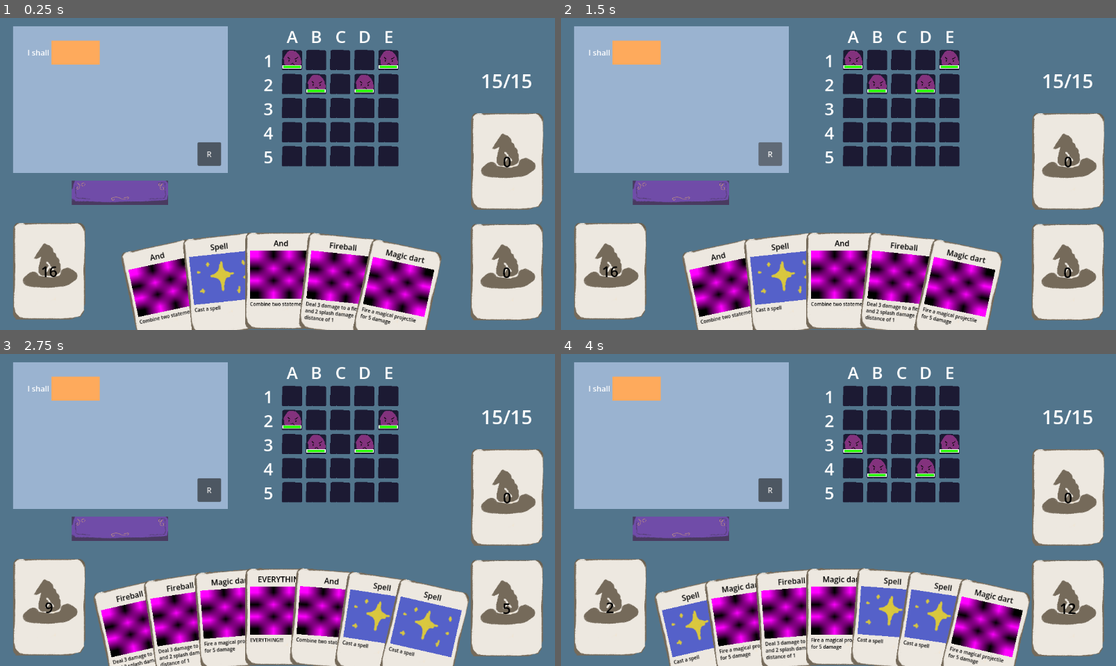
Above: before the commit, frames 1-4 (two rows, left to right).
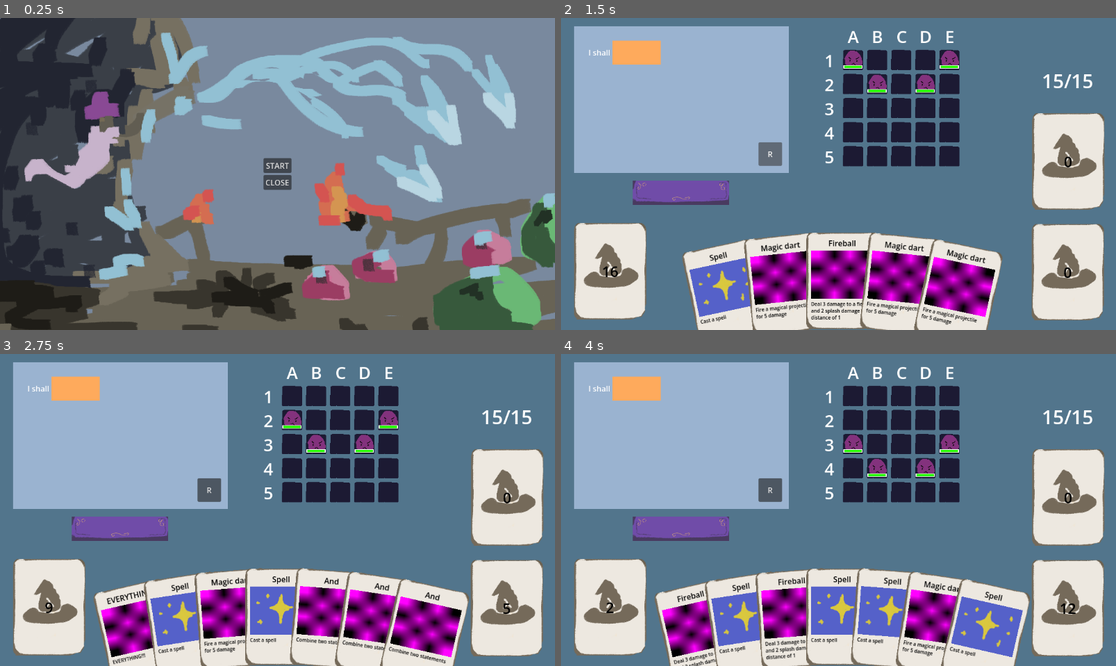
Above: after the commit, the same moments.

Repository: FlyingCheeseDemon/lexomancer
Game: Godot game, scene res://scenes/main.tscn
The game is run twice, just before and just after one commit, with the same random seed, the same clock (stepped at 60 frames per second) and the same inputs.
Inputs (mouse positions are in pixels of both pictures, inside the frame that each line leads up to):
- Up to frame 1 (0.25 s): no input
- Up to frame 2 (1.5 s): click (838, 164) at 0.5 s, where only the run after the commit has a clickable "START"; click "R" at 1.25 s
- Up to frame 3 (2.75 s): click (122, 528) at 2 s
- Up to frame 4 (4 s): click "R" at 2.75 s; click (683, 528) at 3.5 s

The runs differ from the first frame. In frame 1, 98% of the frame differs, in the area x 0-100%, y 0-100%; in frame 2, 4.0%; in frame 3, 6.3%; in frame 4, 7.8%.

Commit message:
Basic menus

Diff:
--- a/scenes/game.tscn
+++ b/scenes/game.tscn
@@ -9,6 +9,7 @@
 [ext_resource type="PackedScene" uid="uid://d3t8hi54p6xk2" path="res://scenes/player.tscn" id="7_u5sy4"]
 
 [node name="Game" type="CanvasLayer" unique_id=1666584573]
+layer = 0
 script = ExtResource("1_uwrxv")
 
 [node name="EntityManager" parent="." unique_id=708733802 instance=ExtResource("2_iywne")]
@@ -24,6 +25,7 @@
 position = Vector2(581, 62)
 
 [node name="CardAreas" parent="." unique_id=1683924763 instance=ExtResource("3_lnu2h")]
+layer = 0
 
 [node name="EndTurnButton" type="TextureButton" parent="." unique_id=1035974713]
 offset_left = 149.0
--- a/scenes/main.tscn
+++ b/scenes/main.tscn
@@ -1,9 +1,22 @@
 [gd_scene format=3 uid="uid://buh4hp72vssha"]
 
 [ext_resource type="Script" uid="uid://b2bv6fqlsvtbr" path="res://scripts/main.gd" id="1_0wfyh"]
-[ext_resource type="PackedScene" uid="uid://b0c5ckvsdyg6g" path="res://scenes/game.tscn" id="3_sugp2"]
+[ext_resource type="PackedScene" uid="uid://dftvw4lgjvgel" path="res://scenes/main_menu.tscn" id="3_jyhfs"]
+[ext_resource type="PackedScene" uid="uid://cmfqqxx8y14w6" path="res://scenes/pause_menu.tscn" id="3_tbgi4"]
 
 [node name="main" type="Node" unique_id=879389967]
 script = ExtResource("1_0wfyh")
 
-[node name="Game" parent="." unique_id=966945714 instance=ExtResource("3_sugp2")]
+[node name="GameContainer" type="Node" parent="." unique_id=1274421696]
+
+[node name="PauseMenu" parent="." unique_id=1042567904 instance=ExtResource("3_tbgi4")]
+visible = false
+
+[node name="MainMenu" parent="." unique_id=861764020 instance=ExtResource("3_jyhfs")]
+layer = 2
+
+[connection signal="quit" from="PauseMenu" to="." method="close_game"]
+[connection signal="resume" from="PauseMenu" to="." method="_on_pause_menu_resume"]
+[connection signal="to_title" from="PauseMenu" to="." method="_on_pause_menu_to_title"]
+[connection signal="game_close" from="MainMenu" to="." method="close_game"]
+[connection signal="game_start" from="MainMenu" to="." method="_on_main_menu_game_start"]
--- /dev/null
+++ b/scenes/main_menu.tscn
@@ -0,0 +1,39 @@
+[gd_scene format=3 uid="uid://dftvw4lgjvgel"]
+
+[ext_resource type="Script" uid="uid://e5xkqitv4vot" path="res://scripts/main_menu.gd" id="1_ekxnf"]
+[ext_resource type="Texture2D" uid="uid://d01sny76dk2a8" path="res://0_assets/textures/title_screen.png" id="1_l6cm7"]
+
+[node name="MainMenu" type="CanvasLayer" unique_id=861764020]
+script = ExtResource("1_ekxnf")
+
+[node name="TextureRect" type="TextureRect" parent="." unique_id=674075435]
+anchors_preset = 15
+anchor_right = 1.0
+anchor_bottom = 1.0
+grow_horizontal = 2
+grow_vertical = 2
+texture = ExtResource("1_l6cm7")
+expand_mode = 2
+
+[node name="CenterContainer" type="CenterContainer" parent="TextureRect" unique_id=2082210459]
+layout_mode = 1
+anchors_preset = 15
+anchor_right = 1.0
+anchor_bottom = 1.0
+grow_horizontal = 2
+grow_vertical = 2
+
+[node name="VBoxContainer" type="VBoxContainer" parent="TextureRect/CenterContainer" unique_id=1117518531]
+layout_mode = 2
+
+[node name="StartButton" type="Button" parent="TextureRect/CenterContainer/VBoxContainer" unique_id=2064222677]
+layout_mode = 2
+text = "START"
+
+[node name="CloseButton" type="Button" parent="TextureRect/CenterContainer/VBoxContainer" unique_id=1217249242]
+layout_mode = 2
+text = "CLOSE
+"
+
+[connection signal="button_up" from="TextureRect/CenterContainer/VBoxContainer/StartButton" to="." method="_on_start_button_button_up"]
+[connection signal="button_up" from="TextureRect/CenterContainer/VBoxContainer/CloseButton" to="." method="_on_close_button_button_up"]
--- /dev/null
+++ b/scenes/pause_menu.tscn
@@ -0,0 +1,42 @@
+[gd_scene format=3 uid="uid://cmfqqxx8y14w6"]
+
+[ext_resource type="Script" uid="uid://cnkmw4a5mccj3" path="res://scripts/pause_menu.gd" id="1_n87rw"]
+
+[node name="PauseMenu" type="CanvasLayer" unique_id=1042567904]
+script = ExtResource("1_n87rw")
+
+[node name="ColorRect" type="ColorRect" parent="." unique_id=1545748281]
+anchors_preset = 15
+anchor_right = 1.0
+anchor_bottom = 1.0
+grow_horizontal = 2
+grow_vertical = 2
+color = Color(0.16, 0.16, 0.16, 0.75686276)
+
+[node name="CenterContainer" type="CenterContainer" parent="ColorRect" unique_id=1878725706]
+layout_mode = 1
+anchors_preset = 15
+anchor_right = 1.0
+anchor_bottom = 1.0
+grow_horizontal = 2
+grow_vertical = 2
+
+[node name="VBoxContainer" type="VBoxContainer" parent="ColorRect/CenterContainer" unique_id=1335006346]
+layout_mode = 2
+
+[node name="ResumeButton" type="Button" parent="ColorRect/CenterContainer/VBoxContainer" unique_id=191783945]
+layout_mode = 2
+text = "RESUME"
+
+[node name="TitleMenuButton" type="Button" parent="ColorRect/CenterContainer/VBoxContainer" unique_id=1204704508]
+layout_mode = 2
+text = "TITLE MENU"
+
+[node name="CloseButton" type="Button" parent="ColorRect/CenterContainer/VBoxContainer" unique_id=1699610000]
+layout_mode = 2
+text = "QUIT
+"
+
+[connection signal="button_up" from="ColorRect/CenterContainer/VBoxContainer/ResumeButton" to="." method="_on_resume_button_button_up"]
+[connection signal="button_up" from="ColorRect/CenterContainer/VBoxContainer/TitleMenuButton" to="." method="_on_title_menu_button_button_up"]
+[connection signal="button_up" from="ColorRect/CenterContainer/VBoxContainer/CloseButton" to="." method="_on_close_button_button_up"]
--- a/scripts/game.gd
+++ b/scripts/game.gd
@@ -9,6 +9,13 @@
 @onready var card_manager:CanvasLayer = $CardAreas
 @onready var player_health_label:Label = $PlayerHealthLabel
 @onready var player:Player = $Player
+
+const scene = "res://scenes/game.tscn"
+
+static func constructor() -> Game:
+	var self_scene = load(scene)
+	var obj = self_scene.instantiate()
+	return obj
 
 func _ready() -> void:
 	var enemy:Entity
--- a/scripts/main.gd
+++ b/scripts/main.gd
@@ -1 +1,25 @@
 extends Node
+
+@onready var main_menu := $MainMenu
+@onready var pause_menu := $PauseMenu
+@onready var game_container := $GameContainer
+
+func _ready() -> void:
+	pass
+
+func _on_main_menu_game_start() -> void:
+	var new_game := Game.constructor()
+	game_container.add_child(new_game)
+	main_menu.hide()
+	pause_menu.hide()
+
+func close_game() -> void:
+	get_tree().quit()
+
+func _on_pause_menu_to_title() -> void:
+	main_menu.show()
+	for game in game_container.get_children():
+		game.queue_free()
+
+func _on_pause_menu_resume() -> void:
+	pause_menu.hide()
--- /dev/null
+++ b/scripts/main_menu.gd
@@ -0,0 +1,13 @@
+extends CanvasLayer
+
+@onready var start_button := $TextureRect/CenterContainer/VBoxContainer/StartButton
+@onready var close_button := $TextureRect/CenterContainer/VBoxContainer/Close
+
+signal game_start
+signal game_close
+
+func _on_start_button_button_up() -> void:
+	game_start.emit()
+
+func _on_close_button_button_up() -> void:
+	game_close.emit()
--- /dev/null
+++ b/scripts/pause_menu.gd
@@ -0,0 +1,21 @@
+extends CanvasLayer
+
+@onready var start_button := $TextureRect/CenterContainer/VBoxContainer/StartButton
+@onready var close_button := $TextureRect/CenterContainer/VBoxContainer/Close
+
+signal resume
+signal to_title
+signal quit
+
+func _input(event):
+	if event.is_action_pressed("ui_cancel"):
+		self.show()
+
+func _on_close_button_button_up() -> void:
+	quit.emit()
+
+func _on_title_menu_button_button_up() -> void:
+	to_title.emit()
+
+func _on_resume_button_button_up() -> void:
+	resume.emit()
Binary file added: 0_assets/textures/title_screen.png
Not shown, added: 0_assets/textures/title_screen.png.import
Not shown, added: scripts/main_menu.gd.uid
Not shown, added: scripts/pause_menu.gd.uid
